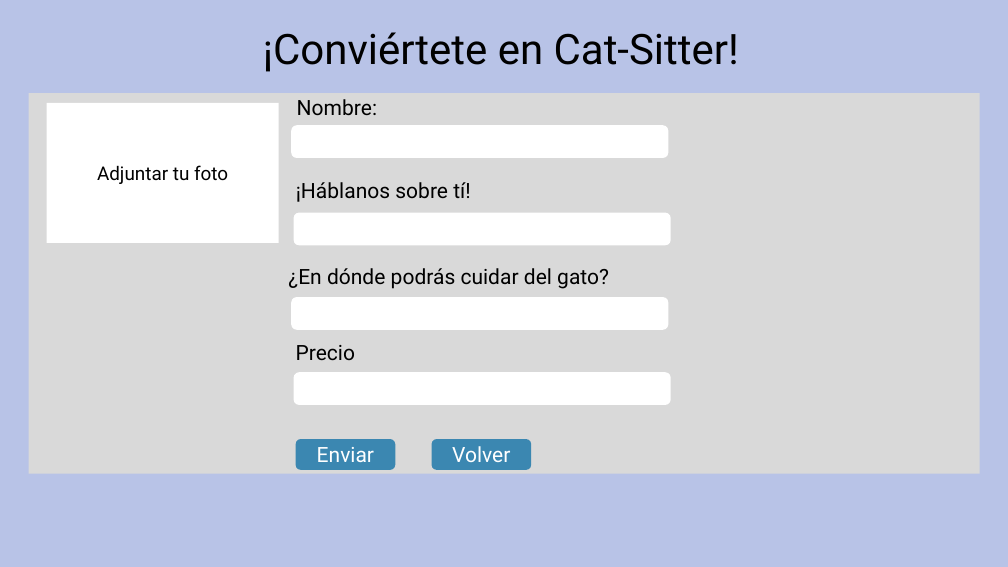
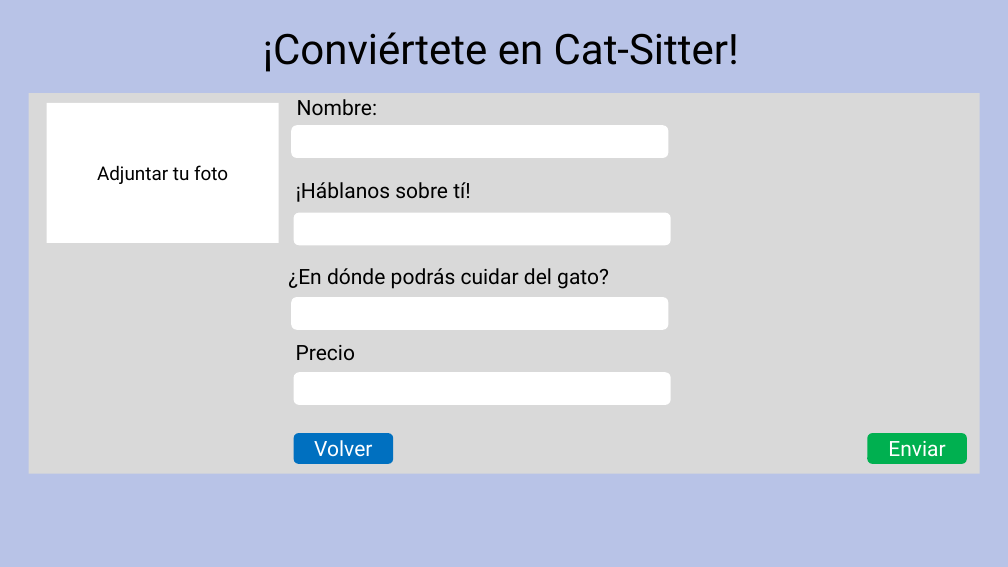
Before and after one commit to AndresIturria/Cat-Attack, a slide deck: slide 10 of Docs/Documento de diseño Cat-Attack.pptx. Drawn at 1008x567 pixels with LibreOffice and Linux fonts; fonts in the diff are those of the drawing. Boxes give left, top, right and bottom in pixels: in the first picture for what was removed or moved away, otherwise in the second. Text is boxed around its words. In the diff, an @@ line names an element or a change of style, - is before the commit and + after.

```diff
--- a/Docs/Documento de diseño Cat-Attack.pptx
+++ b/Docs/Documento de diseño Cat-Attack.pptx
@@ rounded rectangle "Volver": place and size @@
-rounded rectangle "Volver" at (432, 439, 532, 470)
+rounded rectangle "Volver" at (293, 433, 393, 464)
@@ rounded rectangle "Volver" at (293, 433, 393, 464): fill #3B87B1 to #0070C0 @@
@@ rounded rectangle "Enviar": place and size @@
-rounded rectangle "Enviar" at (296, 439, 395, 470)
+rounded rectangle "Enviar" at (867, 433, 967, 464)
@@ rounded rectangle "Enviar" at (867, 433, 967, 464): fill #3B87B1 to #00B050 @@
```
Also in this commit, not shown: 8 other slides changed, 3 slides added, 1 slide removed, 14 other files.
